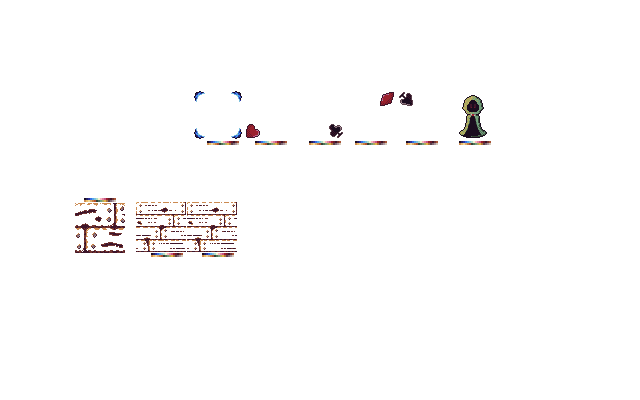
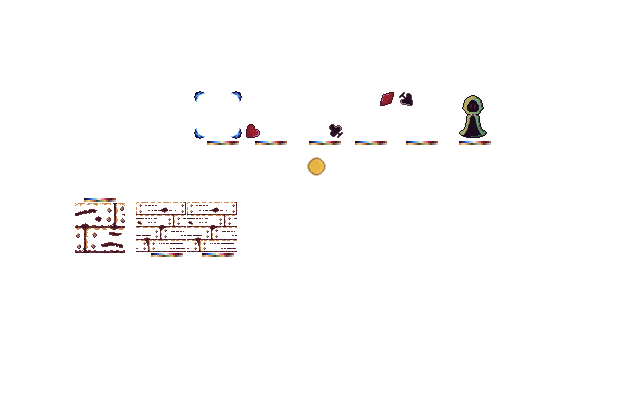
Layered file, before and after one edit (640 x 400). Changes by layer:
painted on "Background" over [307, 157, 326, 176]
